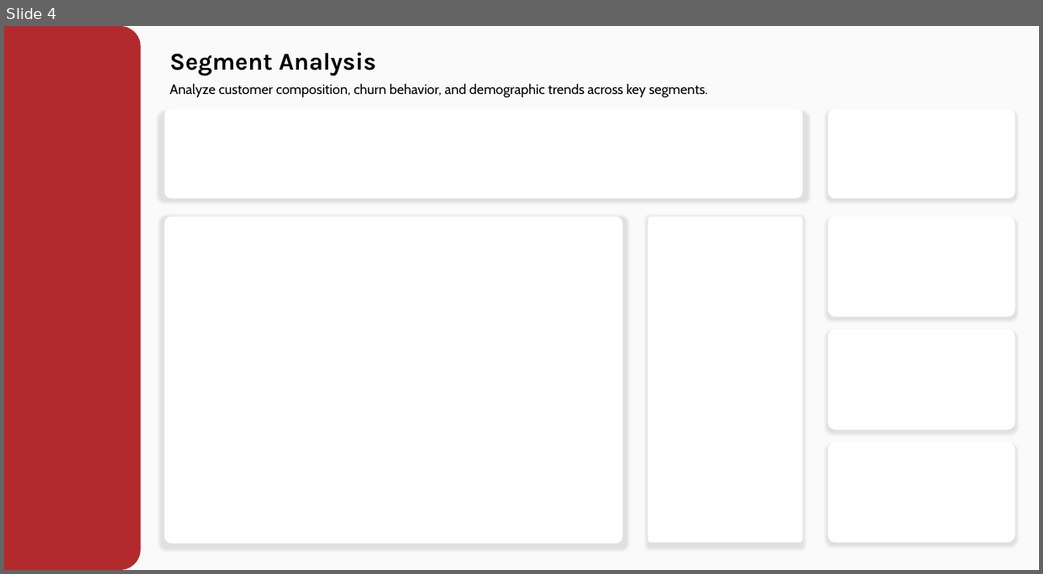
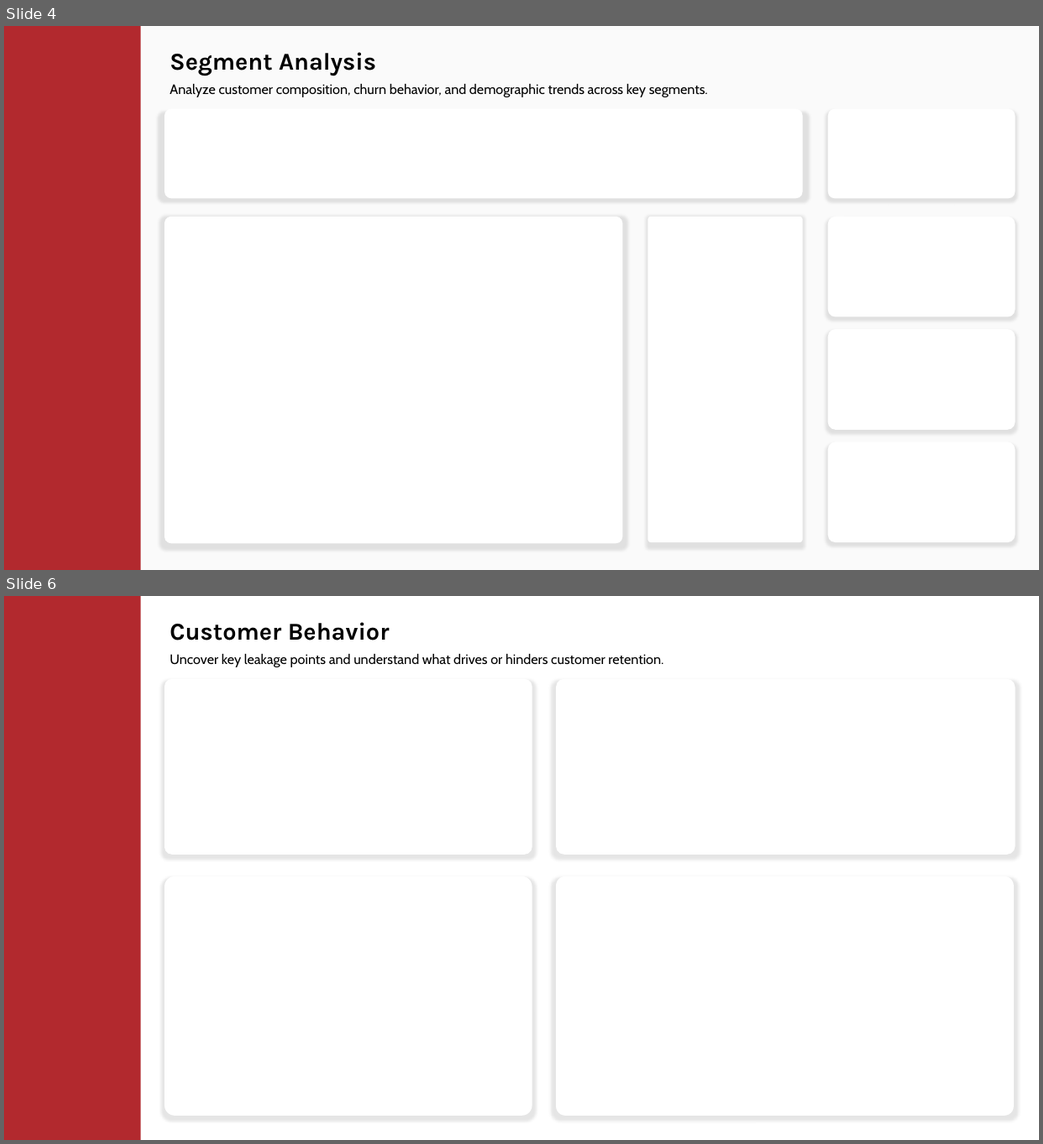
Before and after one commit to Truong2003-tqd/Highlands-Customer-Analysis, a slide deck: Power BI Report/Background/Dashboard Layout.pptx. Shown one above the other, each under a label of ours: slide 4 before the commit, slides 4 and 6 after it; the slides between them are not shown. The pictures are 1043x574 and 1043x1144 pixels, drawn with LibreOffice and Linux fonts; fonts in the diff are those of the drawing; background and template pictures are left out. Boxes give left, top, right and bottom in pixels: in the first picture for what was removed or moved away, otherwise in the second. Text is boxed around its words. In the diff, an @@ line names an element or a change of style, - is before the commit and + after.

```diff
--- a/Power BI Report/Background/Dashboard Layout.pptx
+++ b/Power BI Report/Background/Dashboard Layout.pptx
@@ slide 6 added at (x1=4, y1=596, x2=1039, y2=1140), background #FFFFFF @@
@@ round same rect added at (x1=4, y1=596, x2=141, y2=1140), fill #B2292E @@
@@ text added at (x1=169, y1=622, x2=663, y2=667), 18 pt, text #000000 @@
+Customer Behavior
+Uncover key leakage points and understand what drives or hinders customer retention.
@@ rounded rectangle added at (x1=164, y1=679, x2=532, y2=855), fill #FFFFFF @@
@@ rounded rectangle added at (x1=556, y1=679, x2=1015, y2=855), fill #FFFFFF @@
@@ rounded rectangle added at (x1=164, y1=877, x2=532, y2=1116), fill #FFFFFF @@
@@ rounded rectangle added at (x1=556, y1=877, x2=1014, y2=1116), fill #FFFFFF @@
@@ slide 4 changed as well @@
@@ round same rect at (x1=4, y1=26, x2=141, y2=570): proportions changed @@
```
Also in this commit, not shown: 3 other slides changed, 1 other slide added, 13 other files.
